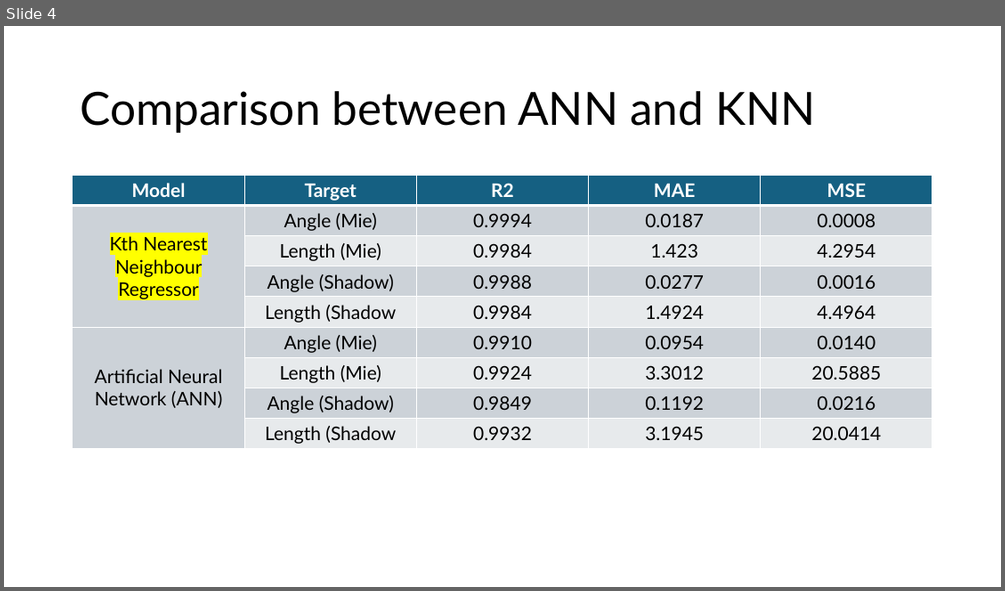
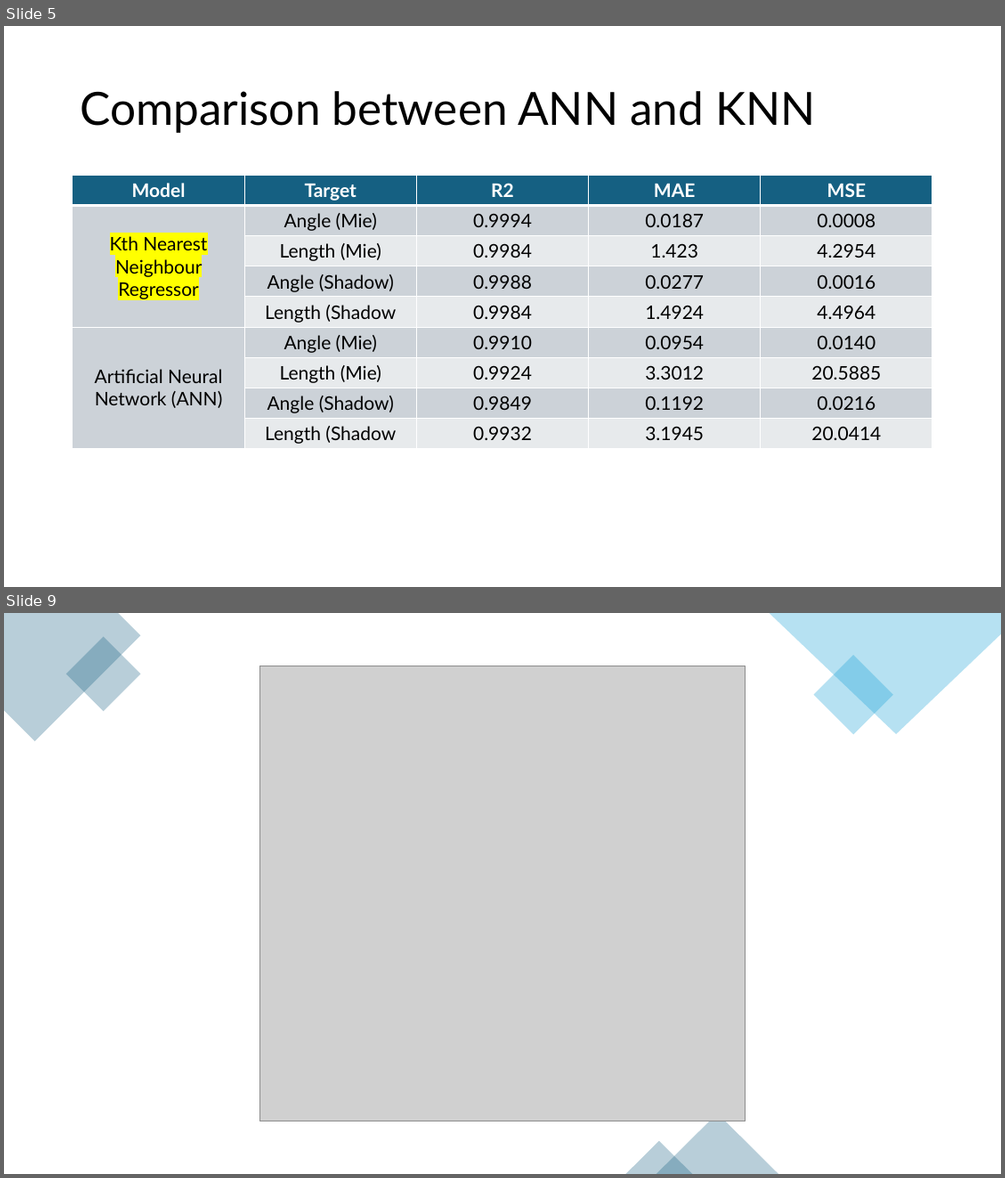
Before and after one commit to yuvinraja/spray-vision, a slide deck: docs/ml and ann results.pptx. Shown one above the other, each under a label of ours: slide 4 before the commit, slides 5 and 9 after it; the slides between them are not shown. The pictures are 1005x591 and 1005x1178 pixels, drawn with LibreOffice and Linux fonts; fonts in the diff are those of the drawing; grey boxes stand for pictures. Boxes give left, top, right and bottom in pixels: in the first picture for what was removed or moved away, otherwise in the second. Text is boxed around its words. In the diff, an @@ line names an element or a change of style, - is before the commit and + after.

```diff
--- a/docs/ml and ann results.pptx
+++ b/docs/ml and ann results.pptx
@@ slide 9 added at [4,613,1001,1174], background #FFFFFF @@
@@ freeform shape added at [4,613,141,741], fill #156082 at 30% opacity @@
@@ rectangle added at [66,636,141,712], fill #156082 at 30% opacity @@
@@ freeform shape added at [769,613,1001,734], fill #0F9ED5 at 30% opacity @@
@@ picture added at [259,666,745,1121] @@
@@ rectangle added at [813,655,893,735], fill #0F9ED5 at 30% opacity @@
@@ triangle added at [656,1113,778,1174], fill #156082 at 30% opacity @@
@@ triangle added at [626,1141,693,1174], fill #156082 at 30% opacity @@
@@ what was slide 4 is now slide 5 @@
```
Also in this commit, not shown: 4 other slides added, 43 other files.
